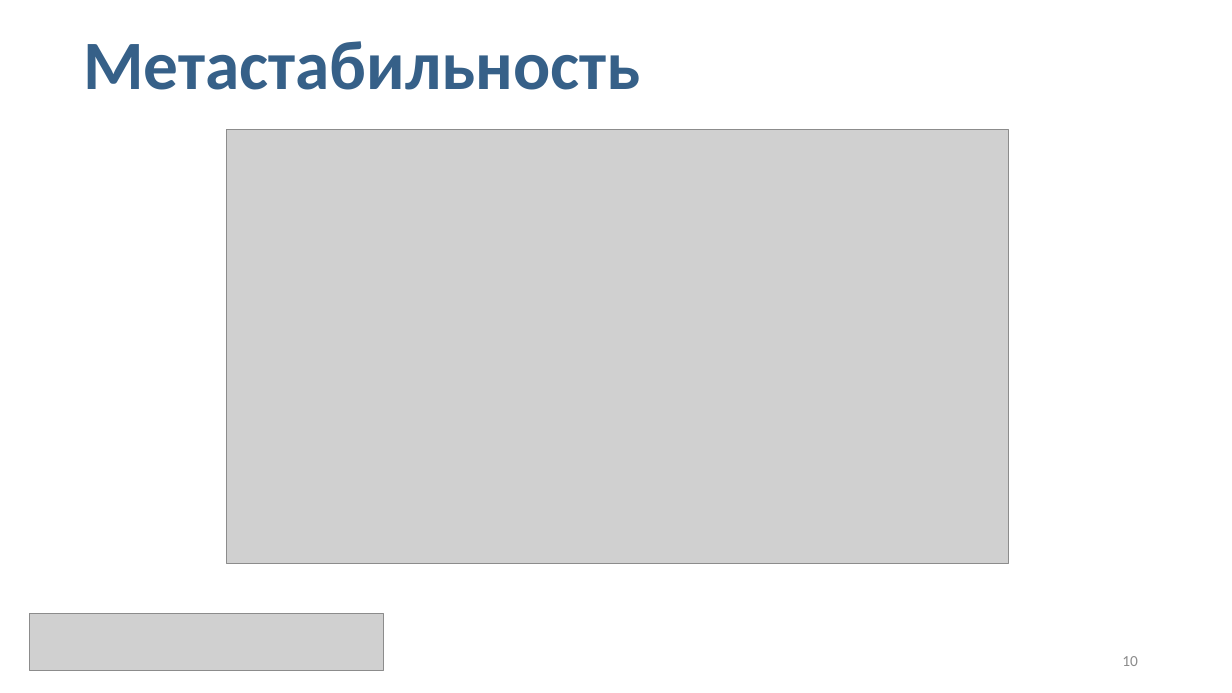
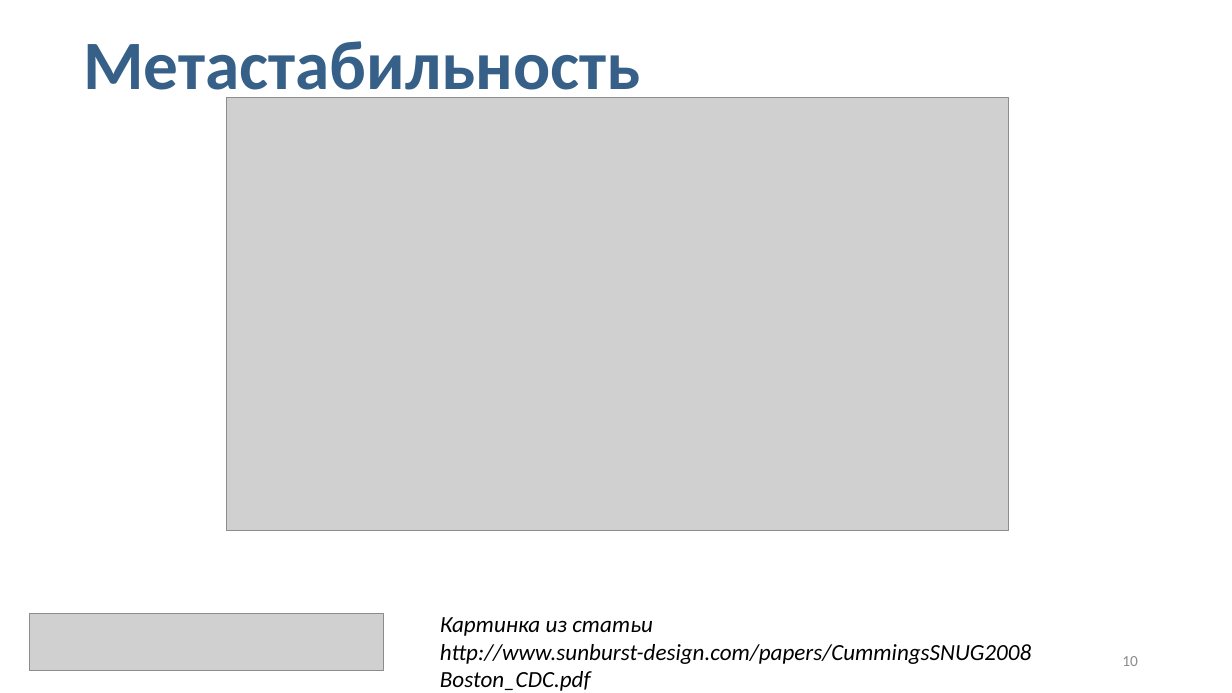
Before and after one commit to DigitalDesignSchool/ce2020labs, a slide deck: slide 10 of next_step/Sylantiev/cdc_lab/Школа_цифрового_синтеза_2021 Асинхронные частоты, пересечение клоковых доменов и синхронизация.pptx. Drawn at 1232x693 pixels with LibreOffice and Linux fonts; fonts in the diff are those of the drawing; grey boxes stand for pictures. Boxes give left, top, right and bottom in pixels: in the first picture for what was removed or moved away, otherwise in the second. Text is boxed around its words. In the diff, an @@ line names an element or a change of style, - is before the commit and + after.

Commit message:
Fix cdc presentation

```diff
--- a/next_step/Sylantiev/cdc_lab/Школа_цифрового_синтеза_2021 Асинхронные частоты, пересечение клоковых доменов и синхронизация.pptx
+++ b/next_step/Sylantiev/cdc_lab/Школа_цифрового_синтеза_2021 Асинхронные частоты, пересечение клоковых доменов и синхронизация.pptx
@@ picture: place and size @@
-picture at [226, 130, 1009, 564]
+picture at [226, 97, 1009, 531]
@@ text added at [440, 617, 1031, 691], 18 pt, text #000000, italic @@
+Картинка из статьи http://www.sunburst-design.com/papers/CummingsSNUG2008Boston_CDC.pdf
```
Also in this commit, not shown: 22 other slides changed, 1 slide added, 1 slide removed.
